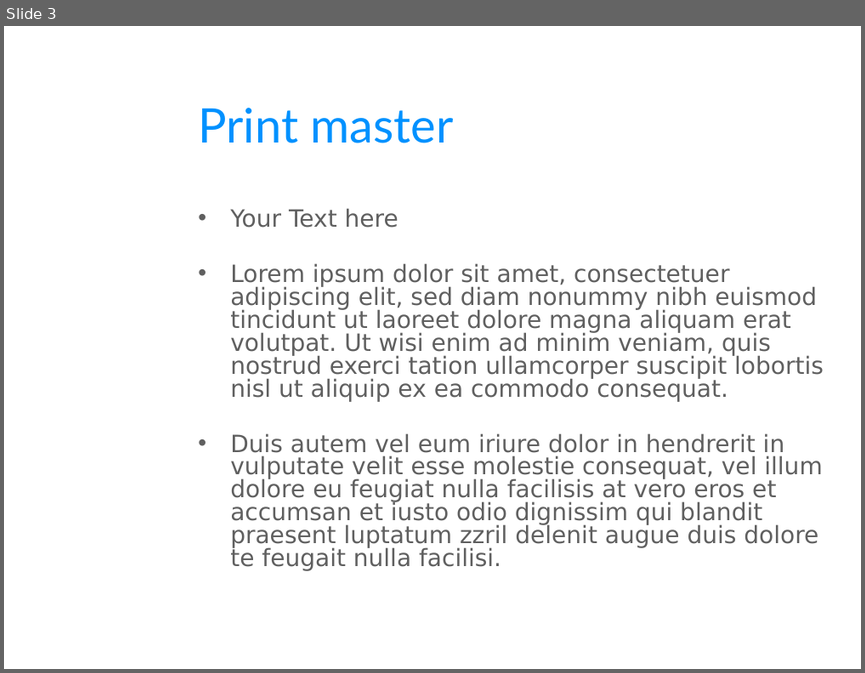
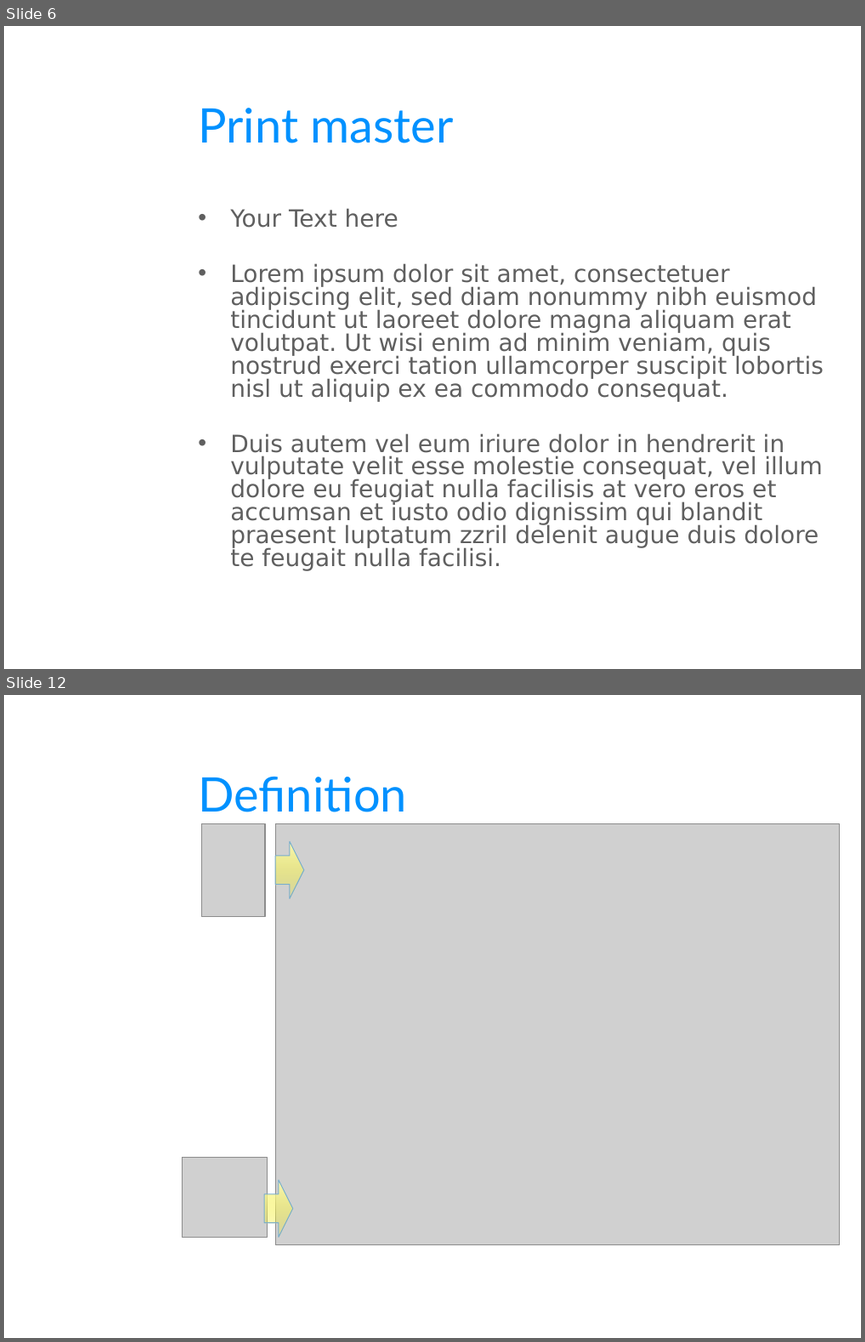
Before and after one commit to FeedMapping/Schema, a slide deck: slide/ppt/Mapping-Solutions.pptx. Shown one above the other, each under a label of ours: slide 3 before the commit, slides 6 and 12 after it; the slides between them are not shown. The pictures are 865x673 and 865x1342 pixels, drawn with LibreOffice and Linux fonts; fonts in the diff are those of the drawing; grey boxes stand for pictures; background and template pictures are left out. Boxes give left, top, right and bottom in pixels: in the first picture for what was removed or moved away, otherwise in the second. Text is boxed around its words. In the diff, an @@ line names an element or a change of style, - is before the commit and + after.

```diff
--- a/slide/ppt/Mapping-Solutions.pptx
+++ b/slide/ppt/Mapping-Solutions.pptx
@@ slide 12 added at <box>4,695,861,1338</box>, background picture (left out) @@
@@ title added at <box>198,776,407,812</box>, 40 pt, text #0091FF @@
+Definition
@@ picture added at <box>201,823,264,916</box> @@
@@ picture added at <box>276,823,840,1245</box> @@
@@ right arrow added at <box>276,841,304,899</box>, fill gradient #FCFBDF to #F4EE00, outline #78ADCD 0.75 pt @@
@@ picture added at <box>182,1157,266,1236</box> @@
@@ right arrow added at <box>264,1180,293,1237</box>, fill gradient #FCFBDF to #F4EE00, outline #78ADCD 0.75 pt @@
@@ what was slide 3 is now slide 6 @@
```
Also in this commit, not shown: 23 other slides added, 1 slide removed, 1 other file.
